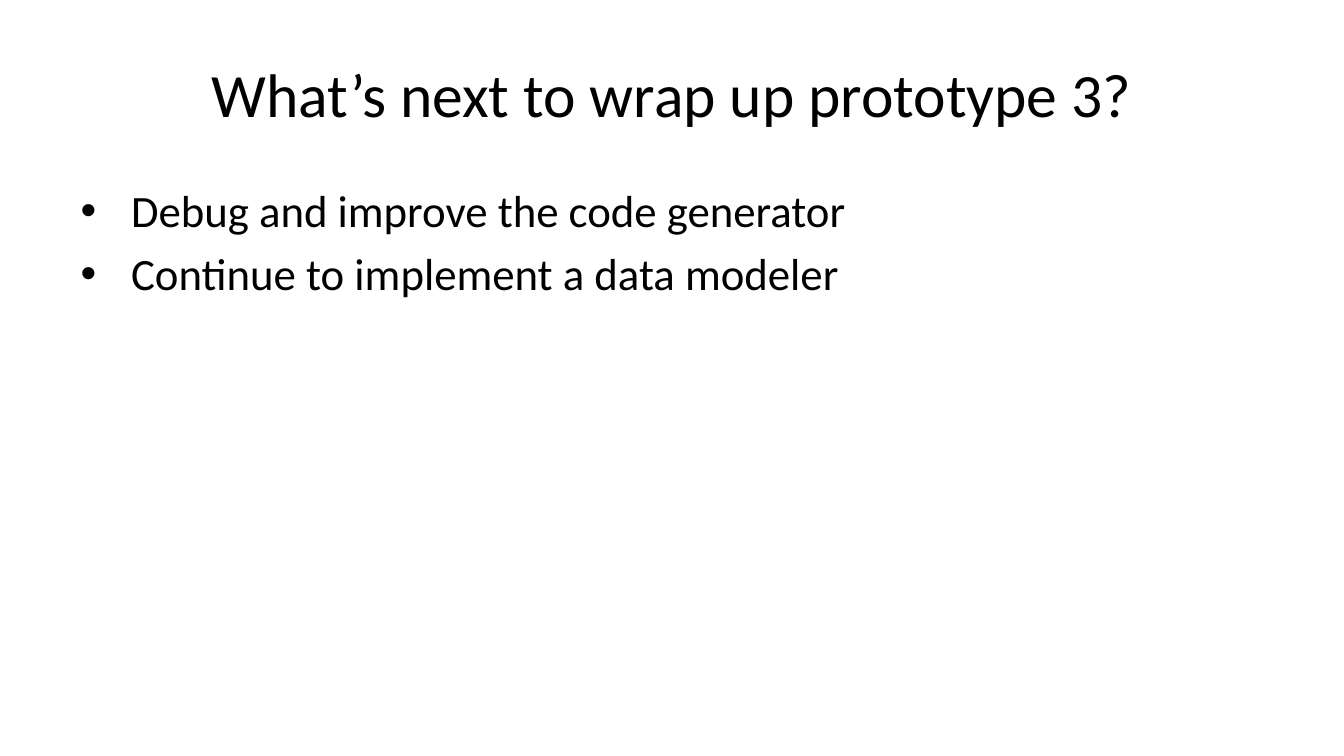
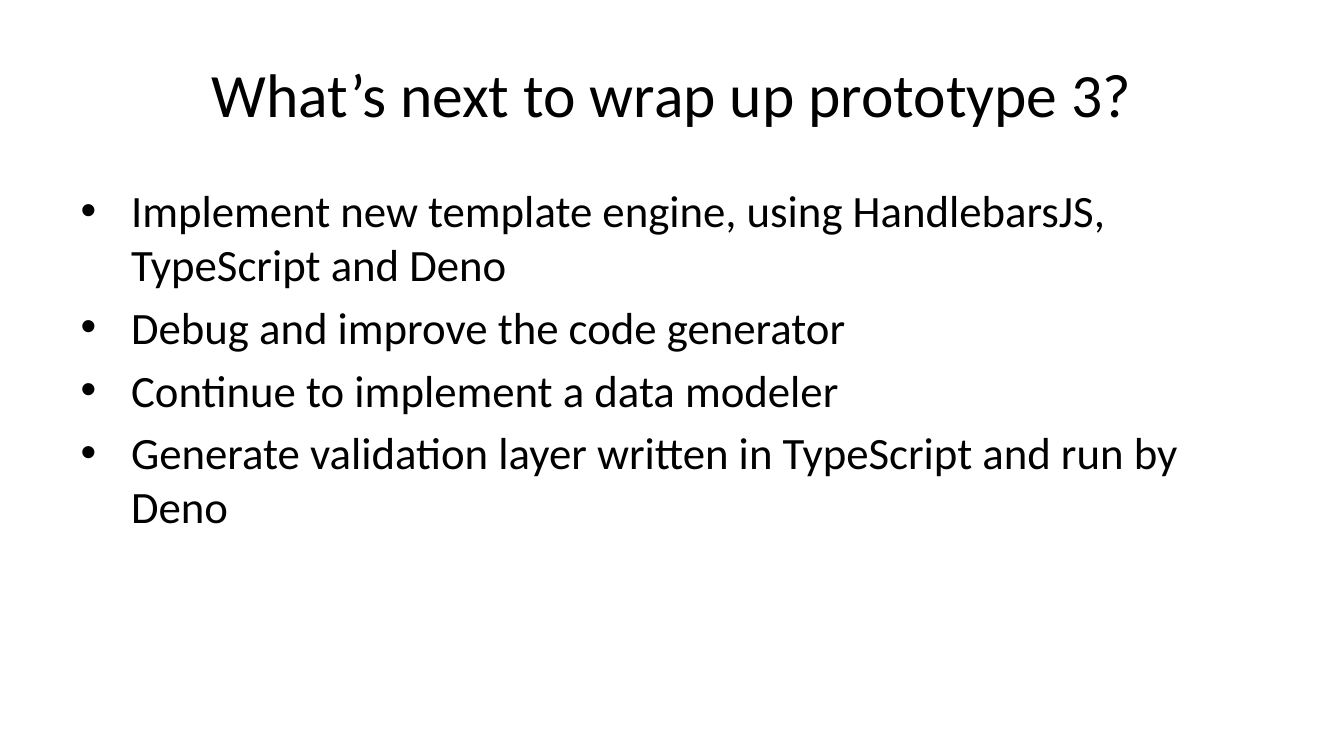
Before and after one commit to caltechlibrary/newt, a slide deck: slide 26 of presentation3/newt-p3.pptx (slide 23 before the commit). Drawn at 1344x756 pixels with LibreOffice and Linux fonts; fonts in the diff are those of the drawing. Boxes give left, top, right and bottom in pixels: in the first picture for what was removed or moved away, otherwise in the second. Text is boxed around its words. In the diff, an @@ line names an element or a change of style, - is before the commit and + after.

Commit message:
sketch 3rd prototype for when I get a chance to work on it again

```diff
--- a/presentation3/newt-p3.pptx
+++ b/presentation3/newt-p3.pptx
@@ text at <box>131,196,1105,289</box>: paragraph added @@
+• Implement new template engine, using HandlebarsJS, TypeScript and Deno
@@ text at <box>131,438,1178,524</box>: paragraph added @@
+• Generate validation layer written in TypeScript and run by Deno
```
Also in this commit, not shown: 16 other slides changed, 5 slides added, 1 slide removed, 52 other files.
